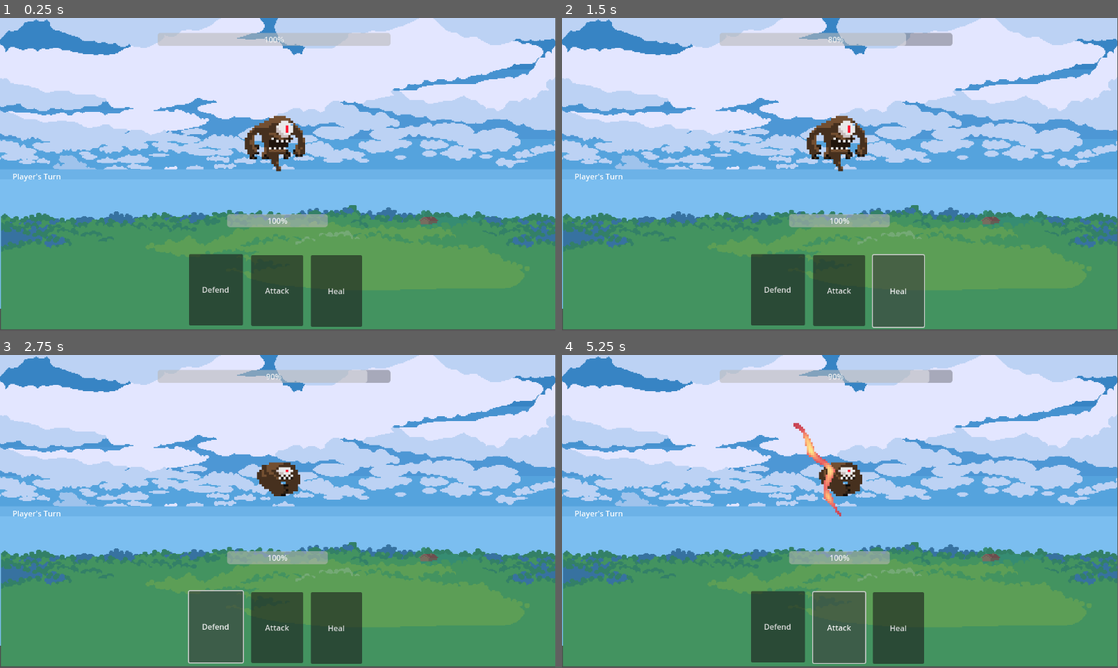
Above: before the commit, frames 1-4 (two rows, left to right).
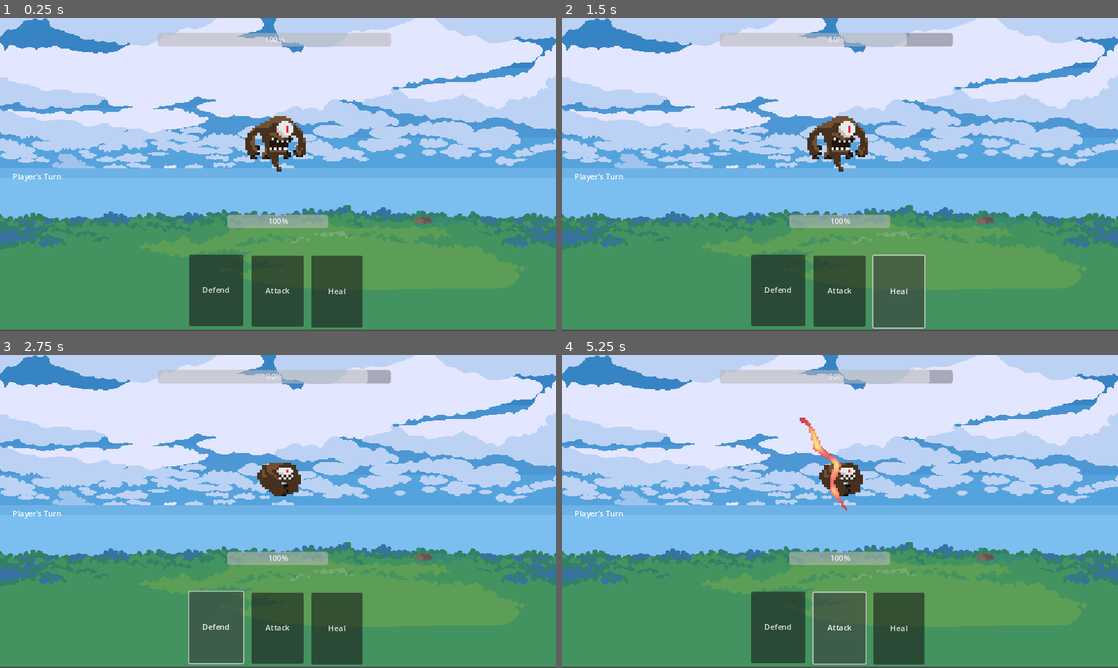
Above: after the commit, the same moments.

Repository: JollyOmnivore/Card-Wars-Roguelike
Game: Godot game, scene res://Scenes/CombatScene.tscn
Same seed, same stepped clock (60 frames per second), same inputs: the game is played once before the commit and once after it.
Inputs:
- Up to frame 1 (0.25 s): no input
- Up to frame 2 (1.5 s): click "Attack" at 0.5 s; click "Heal" at 1.25 s
- Up to frame 3 (2.75 s): click "Defend" at 2 s
- Up to frame 4 (5.25 s): click "Attack" at 2.75 s; click "Heal" at 3.5 s; click "Defend" at 4.25 s; click "Attack" at 5 s
In our replay, the window is 799x449 before the commit and 800x450 after it. These sizes can differ from the game's own. Grey fills any space a smaller window leaves; there, only what the larger window draws over its background counts as a difference.

The runs differ from the first frame. In frame 1, 8.0% of the frame differs, in the area x 0-100%, y 0-100%; in frame 2, 8.1%; in frame 3, 8.1%; in frame 4, 8.7%.

Commit message:
moved animation

Diff:
--- a/card-wars-se-project/Scenes/CombatScene.tscn
+++ b/card-wars-se-project/Scenes/CombatScene.tscn
@@ -97,7 +97,7 @@
 
 [node name="Grass" type="Sprite2D" parent="."]
 show_behind_parent = true
-position = Vector2(589, 376)
+position = Vector2(577, 375)
 scale = Vector2(2.03819, 1.66975)
 texture = ExtResource("2_n8ppu")
 
@@ -105,12 +105,12 @@
 show_behind_parent = true
 light_mask = 2
 visibility_layer = 2
-position = Vector2(-5.88758, -45.8152)
+position = Vector2(-0.981296, -47.3125)
 scale = Vector2(0.988075, 1.122)
 texture = ExtResource("3_8o4lx")
 
 [node name="attackAnimation" type="AnimatedSprite2D" parent="."]
-position = Vector2(563, 242)
+position = Vector2(575, 230)
 scale = Vector2(3.95, 3.95)
 sprite_frames = SubResource("SpriteFrames_01hk5")
 frame = 4
--- a/card-wars-se-project/project.godot
+++ b/card-wars-se-project/project.godot
@@ -19,6 +19,10 @@
 
 GameManager="*res://Scripts/game_manager.gd"
 
+[display]
+
+window/stretch/mode="canvas_items"
+
 [editor]
 
 version_control/autoload_on_startup=true
